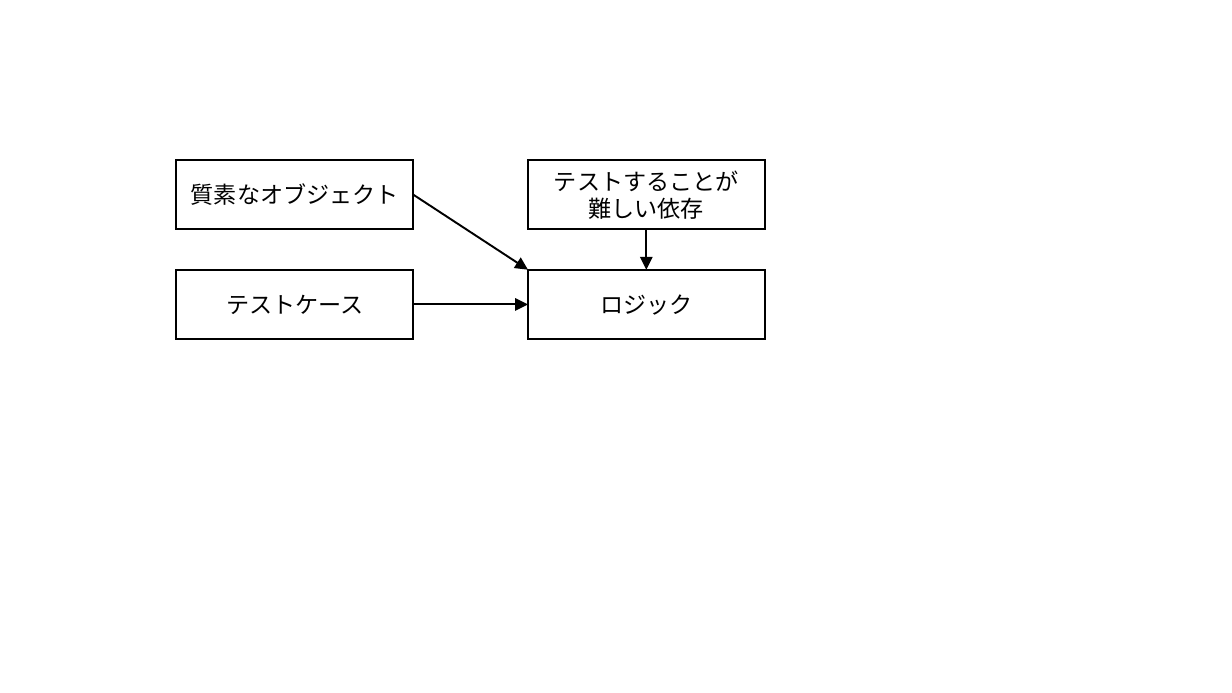
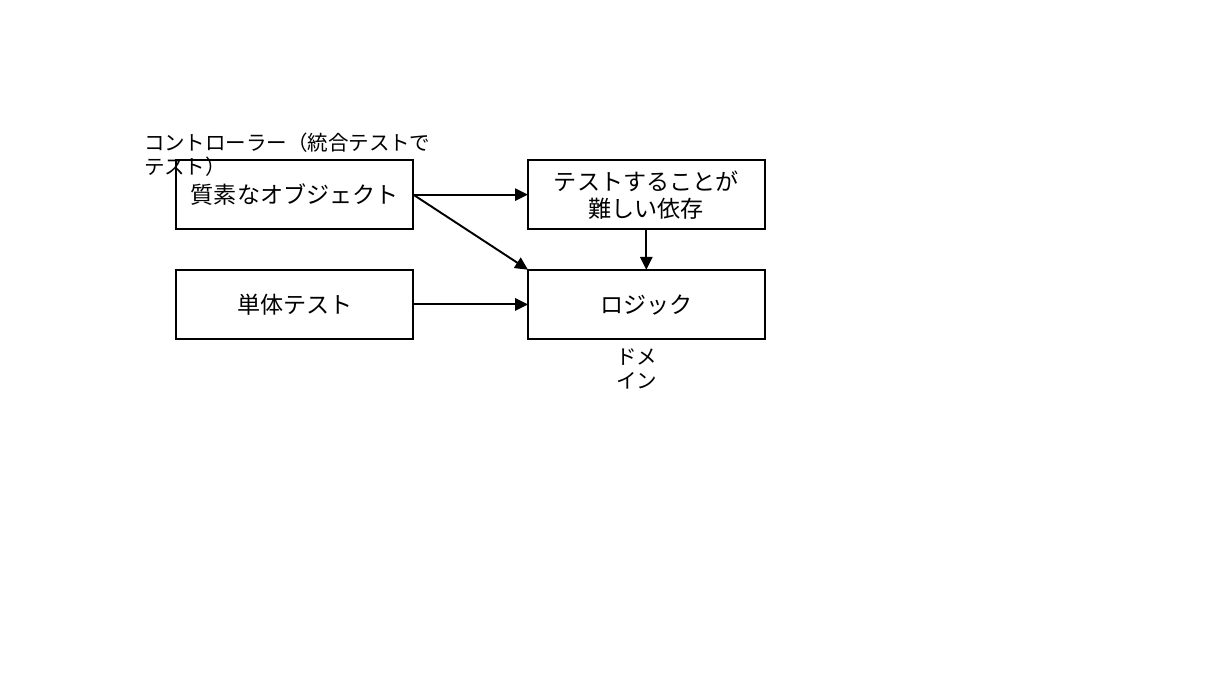
Before and after one commit to xjr1300/how-to-test-in-python, a slide deck: slide 7 of images/images.pptx. Drawn at 1232x693 pixels with LibreOffice and Linux fonts; fonts in the diff are those of the drawing. Boxes give left, top, right and bottom in pixels: in the first picture for what was removed or moved away, otherwise in the second. Text is boxed around its words. In the diff, an @@ line names an element or a change of style, - is before the commit and + after.

```diff
--- a/images/images.pptx
+++ b/images/images.pptx
@@ text added at (x1=144, y1=132, x2=430, y2=180), 16 pt, text #000000 @@
+コントローラー（統合テストでテスト）
@@ arrow added from (413, 195) to (528, 195), #000000 1.5 pt @@
@@ text in rectangle at (x1=237, y1=293, x2=352, y2=315): text changed @@
-テストケース
+単体テスト
@@ text added at (x1=616, y1=348, x2=657, y2=389), 16 pt, text #000000 @@
+ドメイン
```
Also in this commit, not shown: 2 other files.
